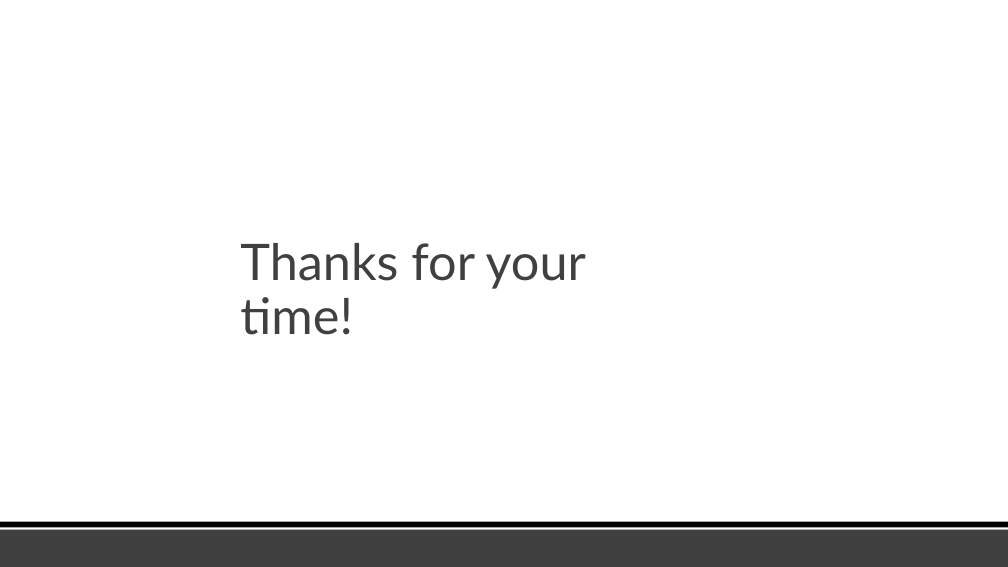
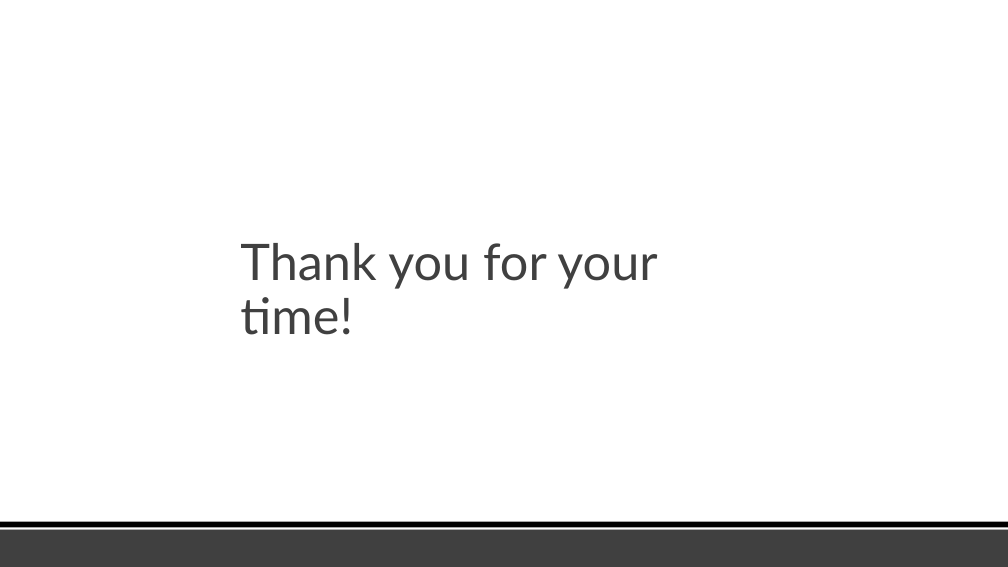
Before and after one commit to tahoeschrader/PHYS566_group4_project-1a_walk-diffusion-cluster, a slide deck: slide 15 of Presentation.pptx (slide 14 before the commit). Drawn at 1008x567 pixels with LibreOffice and Linux fonts; fonts in the diff are those of the drawing. Boxes give left, top, right and bottom in pixels: in the first picture for what was removed or moved away, otherwise in the second. Text is boxed around its words. In the diff, an @@ line names an element or a change of style, - is before the commit and + after.

```diff
--- a/Presentation.pptx
+++ b/Presentation.pptx
@@ text at (x1=240, y1=243, x2=657, y2=335): text changed @@
-Thanks for your time!
+Thank you for your time!
```
Also in this commit, not shown: 1 other slide changed, 3 slides added, 2 slides removed.
